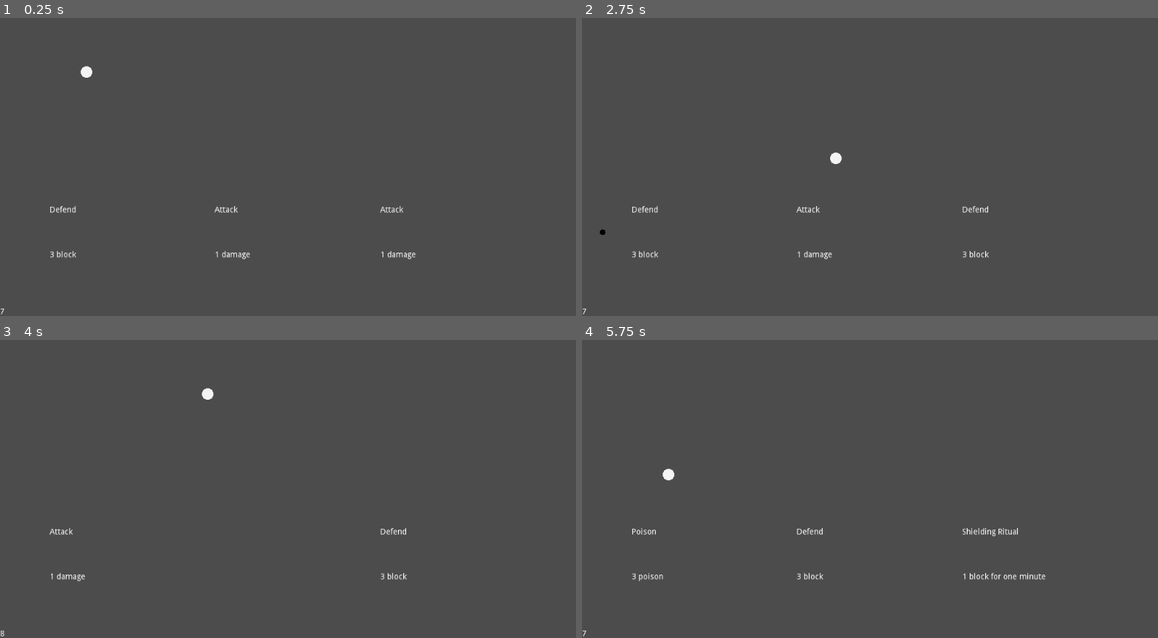
Above: before the commit, frames 1-4 (two rows, left to right).
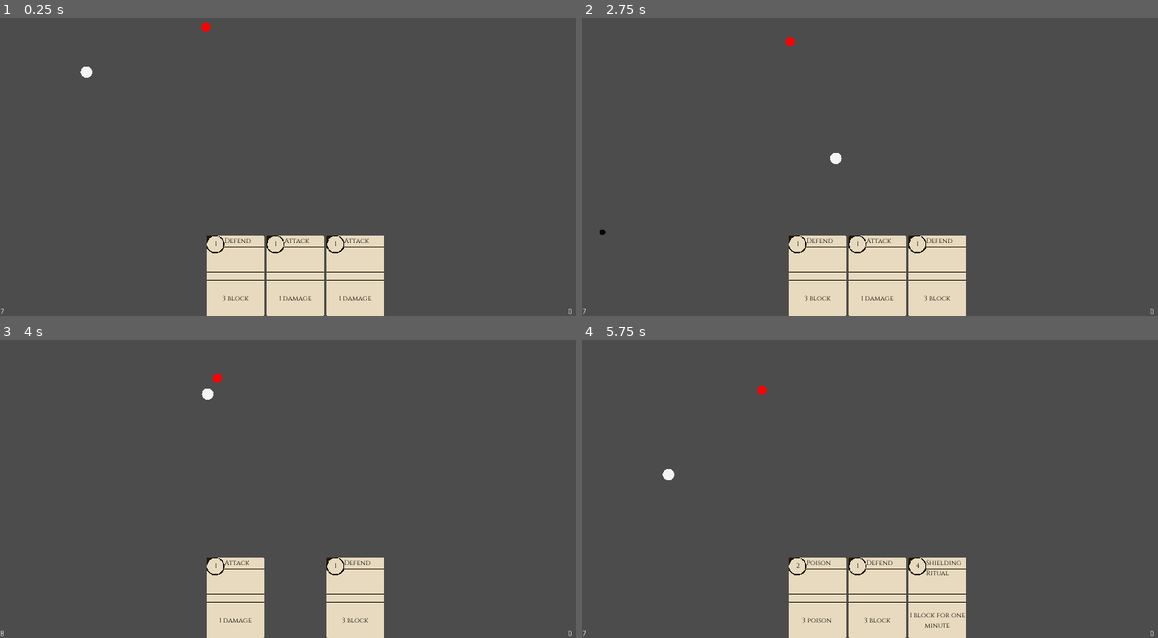
Above: after the commit, the same moments.

Repository: the-alex-g/ScrollMage
Game: Godot game, scene res://World/World.tscn
Same seed, same stepped clock (60 frames per second), same inputs: the game is played once before the commit and once after it.
Inputs:
- Up to frame 1 (0.25 s): no input
- Up to frame 2 (2.75 s): tap Enter at 0.5 s; hold D (right) 0.53-1.28 s; tap Keypad 1 (spell_slot_1) at 0.6 s; hold S (down) 1.28-2.03 s; tap 2 (spell_slot_2) at 1.35 s; hold D (right) from 2.03 s (still down); tap 3 (spell_slot_3) at 2.1 s
- Up to frame 3 (4 s): release D (right) at 2.78 s; hold W (up) 2.78-3.53 s; tap Keypad 1 (spell_slot_1) at 2.85 s; hold A (left) from 3.53 s (still down); tap 2 (spell_slot_2) at 3.6 s
- Up to frame 4 (5.75 s): tap 3 (spell_slot_3) at 4.35 s; release A (left) at 5.03 s; hold S (down) from 5.03 s (still down); tap Keypad 1 (spell_slot_1) at 5.1 s

The runs differ from the first frame. In frame 1, 8.4% of the frame differs, in the area x 0-100%, y 1-100%; in frame 2, 8.3%; in frame 3, 5.6%; in frame 4, 8.5%, in the area x 0-100%, y 15-100%.

Commit message:
add losing/reclaiming rituals
they are lost after using, then returned when the effect has expired

Diff:
--- a/project/CardManager/CardManager.gd
+++ b/project/CardManager/CardManager.gd
@@ -17,6 +17,7 @@
 ]
 var _cards := []
 var _lost := []
+var _rituals := []
 var _can_cast := true
 var info : Dictionary setget , _get_info
 var statuses := {}
@@ -64,8 +65,16 @@
 
 
 func _use_card(slot_index:int)->void:
-	_deck.append(_cards[slot_index])
+	var card : Card = _cards[slot_index]
 	_cards[slot_index] = null
+
+	if card.type == Card.Type.RITUAL:
+		_rituals.append(card)
+		yield(get_tree().create_timer(card.duration), "timeout")
+		_rituals.erase(card)
+		_deck.append(card)
+	else:
+		_deck.append(card)
 
 
 func _lose_card()->void:
@@ -91,4 +100,4 @@
 
 
 func _get_info()->Dictionary:
-	return {"hand":_cards, "deck_size":_deck.size(), "lost_cards":_lost.size()}
+	return {"hand":_cards, "deck_size":_deck.size(), "lost_cards":_lost.size() + _rituals.size()}
--- a/project/Creature/Creature.gd
+++ b/project/Creature/Creature.gd
@@ -26,7 +26,6 @@
 	var finished_rituals := []
 	for ritual in rituals:
 		_apply_statuses(ritual.statuses, true)
-		print("block is now ", statuses.block)
 		ritual.duration -= 1
 		if ritual.duration <= 0:
 			finished_rituals.append(ritual)
--- a/project/HUD/DisplayCard.gd
+++ b/project/HUD/DisplayCard.gd
@@ -1,8 +1,9 @@
-extends Control
+extends TextureRect
 
 onready var _title_label : Label = $TitleLabel
 onready var _description_label : Label = $DescriptionLabel
 onready var _flag_label : Label = $FlagLabel
+onready var _cast_time_label : Label = $CastTimeLabel
 
 
 func build(card:Card)->void:
@@ -10,14 +11,18 @@
 		_clear_card()
 	else:
 		_title_label.text = card.card_name
+		_cast_time_label.text = str(int(card.cast_time * 2))
 
 		for flag in card.flags:
 			_flag_label.text += str(flag) + " "
 
 		_description_label.text = card.card_text
+		modulate = Color(1, 1, 1, 1)
 
 
 func _clear_card()->void:
 	_title_label.text = ""
 	_flag_label.text = ""
 	_description_label.text = ""
+	_cast_time_label.text = ""
+	modulate = Color(1, 1, 1, 0)
--- a/project/HUD/DisplayCard.tscn
+++ b/project/HUD/DisplayCard.tscn
@@ -1,22 +1,50 @@
-[gd_scene load_steps=2 format=2]
+[gd_scene load_steps=4 format=2]
 
 [ext_resource path="res://HUD/DisplayCard.gd" type="Script" id=1]
+[ext_resource path="res://HUD/Card.png" type="Texture" id=2]
+[ext_resource path="res://Resources/small_font.tres" type="DynamicFont" id=3]
 
-[node name="DisplayCard" type="Control"]
-anchor_right = 1.0
-anchor_bottom = 1.0
+[node name="DisplayCard" type="TextureRect"]
+texture = ExtResource( 2 )
 script = ExtResource( 1 )
 
 [node name="TitleLabel" type="Label" parent="."]
-margin_right = 40.0
-margin_bottom = 14.0
+anchor_right = 1.0
+margin_left = 31.0
+margin_top = 1.0
+margin_right = -2.0
+margin_bottom = 18.0
+custom_colors/font_color = Color( 0, 0, 0, 1 )
+custom_fonts/font = ExtResource( 3 )
+autowrap = true
 
 [node name="FlagLabel" type="Label" parent="."]
-margin_top = 29.0
-margin_right = 40.0
-margin_bottom = 56.0
+anchor_top = 0.5
+anchor_right = 1.0
+anchor_bottom = 0.5
+margin_top = -8.0
+margin_bottom = 9.0
+custom_colors/font_color = Color( 0, 0, 0, 1 )
+custom_fonts/font = ExtResource( 3 )
 
 [node name="DescriptionLabel" type="Label" parent="."]
-margin_top = 78.0
-margin_right = 40.0
-margin_bottom = 101.0
+anchor_top = 1.0
+anchor_right = 1.0
+anchor_bottom = 1.0
+margin_left = 1.0
+margin_top = -60.0
+margin_right = -1.0
+margin_bottom = -1.0
+custom_colors/font_color = Color( 0, 0, 0, 1 )
+custom_fonts/font = ExtResource( 3 )
+align = 1
+valign = 1
+autowrap = true
+
+[node name="CastTimeLabel" type="Label" parent="."]
+margin_right = 32.0
+margin_bottom = 31.0
+custom_colors/font_color = Color( 0, 0, 0, 1 )
+custom_fonts/font = ExtResource( 3 )
+align = 1
+valign = 1
--- a/project/HUD/HUD.gd
+++ b/project/HUD/HUD.gd
@@ -2,9 +2,11 @@
 
 onready var _hand_container : HBoxContainer = $HandContainer
 onready var _deck_size_label : Label = $DeckSizeLabel
+onready var _lost_size_label : Label = $LostSizeLabel
 
 
 func update_deck(info:Dictionary)->void:
 	for i in info.hand.size():
 		_hand_container.get_child(i).build(info.hand[i])
 	_deck_size_label.text = str(info.deck_size)
+	_lost_size_label.text = str(info.lost_cards)
--- a/project/HUD/HUD.tscn
+++ b/project/HUD/HUD.tscn
@@ -6,39 +6,38 @@
 [node name="HUD" type="CanvasLayer"]
 script = ExtResource( 2 )
 
-[node name="HandContainer" type="HBoxContainer" parent="."]
-anchor_top = 1.0
-anchor_right = 1.0
-anchor_bottom = 1.0
-margin_left = 86.0
-margin_top = -191.0
-margin_right = -82.0
-
-[node name="DisplayCard1" parent="HandContainer" instance=ExtResource( 1 )]
-anchor_right = 0.0
-anchor_bottom = 0.0
-margin_right = 282.0
-margin_bottom = 191.0
-size_flags_horizontal = 3
-
-[node name="DisplayCard2" parent="HandContainer" instance=ExtResource( 1 )]
-anchor_right = 0.0
-anchor_bottom = 0.0
-margin_left = 286.0
-margin_right = 569.0
-margin_bottom = 191.0
-size_flags_horizontal = 3
-
-[node name="DisplayCard3" parent="HandContainer" instance=ExtResource( 1 )]
-anchor_right = 0.0
-anchor_bottom = 0.0
-margin_left = 573.0
-margin_right = 856.0
-margin_bottom = 191.0
-size_flags_horizontal = 3
-
 [node name="DeckSizeLabel" type="Label" parent="."]
 anchor_top = 1.0
 anchor_bottom = 1.0
 margin_top = -14.0
 margin_right = 40.0
+
+[node name="HandContainer" type="HBoxContainer" parent="."]
+anchor_top = 1.0
+anchor_right = 1.0
+anchor_bottom = 1.0
+margin_top = -140.0
+alignment = 1
+
+[node name="Card1" parent="HandContainer" instance=ExtResource( 1 )]
+margin_left = 358.0
+margin_right = 458.0
+margin_bottom = 140.0
+
+[node name="Card2" parent="HandContainer" instance=ExtResource( 1 )]
+margin_left = 462.0
+margin_right = 562.0
+margin_bottom = 140.0
+
+[node name="Card3" parent="HandContainer" instance=ExtResource( 1 )]
+margin_left = 566.0
+margin_right = 666.0
+margin_bottom = 140.0
+
+[node name="LostSizeLabel" type="Label" parent="."]
+anchor_left = 1.0
+anchor_top = 1.0
+anchor_right = 1.0
+anchor_bottom = 1.0
+margin_left = -40.0
+margin_top = -14.0
--- a/project/Monsters/BaseMonster.gd
+++ b/project/Monsters/BaseMonster.gd
@@ -9,7 +9,8 @@
 var _max_health := 0
 var _target : Node2D
 var _target_in_range := false
-var _actions : Array
+var _actions := []
+var _lost_actions := []
 var _can_act := true
 
 onready var _detection_region : Area2D = $DetectionRegion
@@ -74,7 +75,8 @@
 		MonsterAction.Types.RITUAL:
 			_ritual(action)
 
-	_actions.append(action)
+	if action.type != MonsterAction.Types.RITUAL:
+		_actions.append(action)
 	_actions.remove(0)
 
 	var delay_time := action.delay_time
@@ -107,8 +109,13 @@
 
 
 func _ritual(action:MonsterRitual)->void:
-	print("applying ritual: ", action.statuses)
+	_lost_actions.append(action)
 	_apply_ritual(action.statuses, action.duration)
+
+	yield(get_tree().create_timer(action.duration), "timeout")
+
+	_lost_actions.erase(action)
+	_actions.append(action)
 
 
 func _on_DetectionRegion_body_entered(body:PhysicsBody2D)->void:
@@ -127,6 +134,10 @@
 	hit(poison, {})
 
 
+func _draw()->void:
+	draw_circle(Vector2.ZERO, 8, Color.red)
+
+
 func hit(damage:int, applied_statuses:Dictionary)->void:
 	.hit(damage, applied_statuses)
 	# warning-ignore:narrowing_conversion
--- /dev/null
+++ b/project/Resources/small_font.tres
@@ -0,0 +1,7 @@
+[gd_resource type="DynamicFont" load_steps=2 format=2]
+
+[ext_resource path="res://Resources/Cinzel-VariableFont_wght.ttf" type="DynamicFontData" id=1]
+
+[resource]
+size = 12
+font_data = ExtResource( 1 )
--- a/project/project.godot
+++ b/project/project.godot
@@ -120,9 +120,20 @@
 run/main_scene="res://World/World.tscn"
 config/icon="res://icon.png"
 
+[display]
+
+window/stretch/mode="2d"
+window/stretch/aspect="keep"
+
 [gui]
 
 common/drop_mouse_on_gui_input_disabled=true
+
+[importer_defaults]
+
+texture={
+"flags/filter": false
+}
 
 [input]
 
Binary file added: project/HUD/Card.png
Not shown, added: project/HUD/Card.png.import
Binary file added: project/Resources/Cinzel-VariableFont_wght.ttf
Not shown, added: .gitignore
Not shown, added: raw_files/Card.piskel
